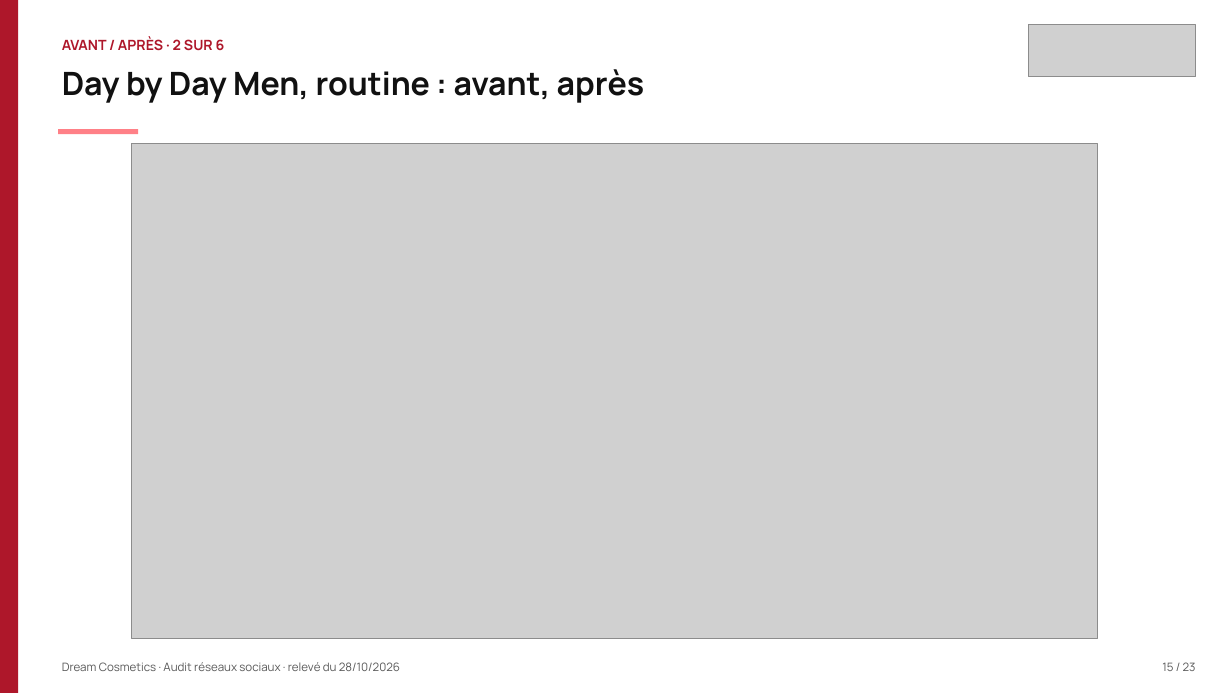
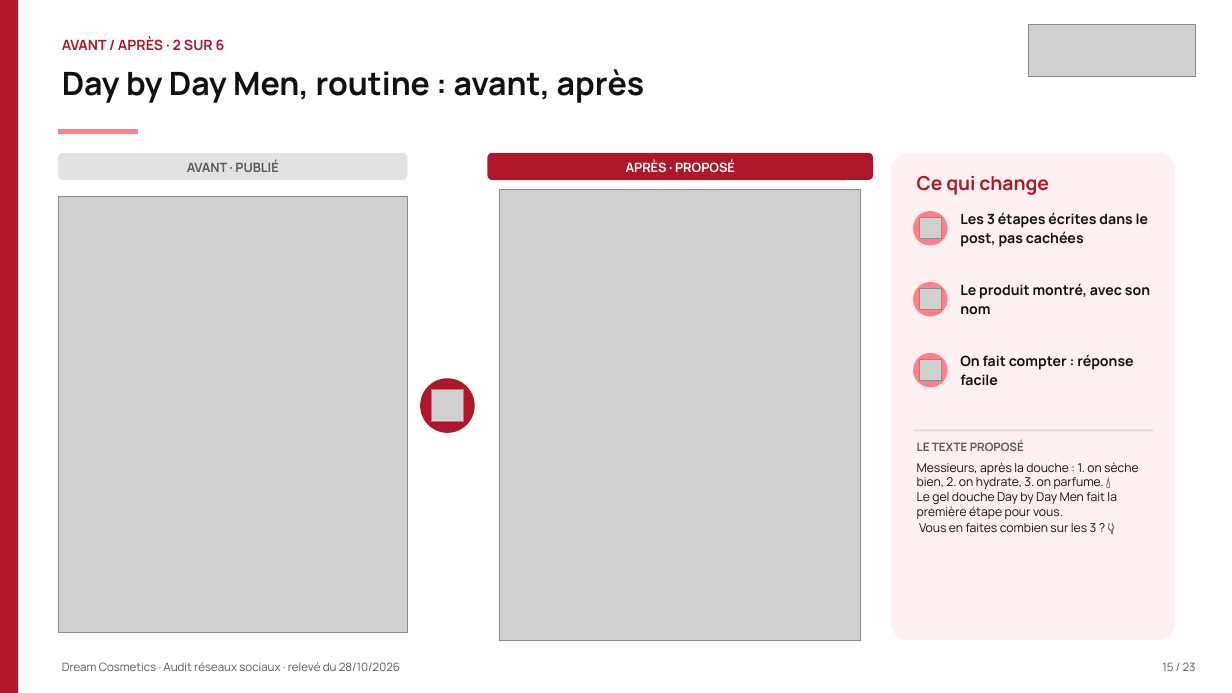
Before and after one commit to leslita06/fatima-unifood-fictif, a slide deck: slide 15 of tmp-tj/261028_dream-cosmetics_audit-reseaux-sociaux_v2.pptx. Drawn at 1232x693 pixels with LibreOffice and Linux fonts; fonts in the diff are those of the drawing; grey boxes stand for pictures. Boxes give left, top, right and bottom in pixels: in the first picture for what was removed or moved away, otherwise in the second. Text is boxed around its words. In the diff, an @@ line names an element or a change of style, - is before the commit and + after.

```diff
--- a/tmp-tj/261028_dream-cosmetics_audit-reseaux-sociaux_v2.pptx
+++ b/tmp-tj/261028_dream-cosmetics_audit-reseaux-sociaux_v2.pptx
@@ picture removed at box(132, 144, 1098, 639) @@
@@ rounded rectangle added at box(58, 152, 408, 180), fill #E2E2E2 @@
@@ text added at box(187, 160, 278, 172), 10 pt, text #5A5A5A, bold @@
+AVANT · PUBLIÉ
@@ rounded rectangle added at box(488, 152, 873, 180), fill #AE172A @@
@@ text added at box(626, 160, 735, 172), 10 pt, text #FFFFFF, bold @@
+APRÈS · PROPOSÉ
@@ rounded rectangle added at box(892, 152, 1176, 640), fill #FFF0F1 @@
@@ text added at box(917, 176, 1049, 195), 15 pt, text #AE172A, bold @@
+Ce qui change
@@ picture added at box(58, 197, 408, 632) @@
@@ picture added at box(500, 189, 861, 640) @@
@@ ellipse added at box(913, 211, 947, 245), fill #FF8087 @@
@@ picture added at box(920, 217, 942, 239) @@
@@ text added at box(960, 212, 1148, 247), 11 pt, text #111111, bold @@
+Les 3 étapes écrites dans le post, pas cachées
@@ ellipse added at box(913, 282, 947, 316), fill #FF8087 @@
@@ picture added at box(920, 288, 942, 311) @@
@@ text added at box(960, 283, 1150, 315), 11 pt, text #111111, bold @@
+Le produit montré, avec son nom
@@ ellipse added at box(913, 353, 947, 387), fill #FF8087 @@
@@ text added at box(960, 354, 1133, 386), 11 pt, text #111111, bold @@
+On fait compter : réponse facile
@@ ellipse added at box(421, 378, 475, 433), fill #AE172A @@
@@ picture added at box(432, 389, 464, 421) @@
@@ picture added at box(920, 360, 942, 382) @@
@@ rectangle added at box(913, 430, 1153, 432), fill #E2E2E2 @@
@@ text added at box(917, 440, 1024, 451), 9 pt, text #5A5A5A, bold @@
+LE TEXTE PROPOSÉ
@@ text added at box(917, 462, 1139, 532), 9.5 pt, text #111111 @@
+Messieurs, après la douche : 1. on sèche bien, 2. on hydrate, 3. on parfume. 💧
+Le gel douche Day by Day Men fait la première étape pour vous.
+Vous en faites combien sur les 3 ? 👇
```
Also in this commit, not shown: 13 other slides changed.
